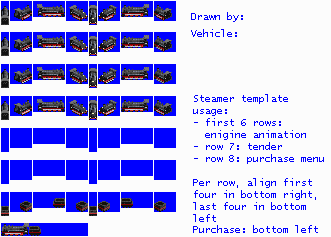
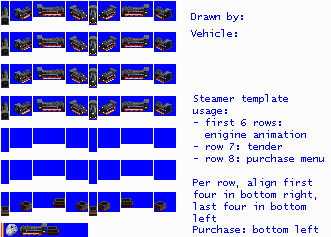
Comparing the layer stacks of the two 331×237 images. Changes:
painted on "cod fuente 1.28" over [1,223,59,236]
painted on "Plantilla Dutch" over [1,222,88,237]
